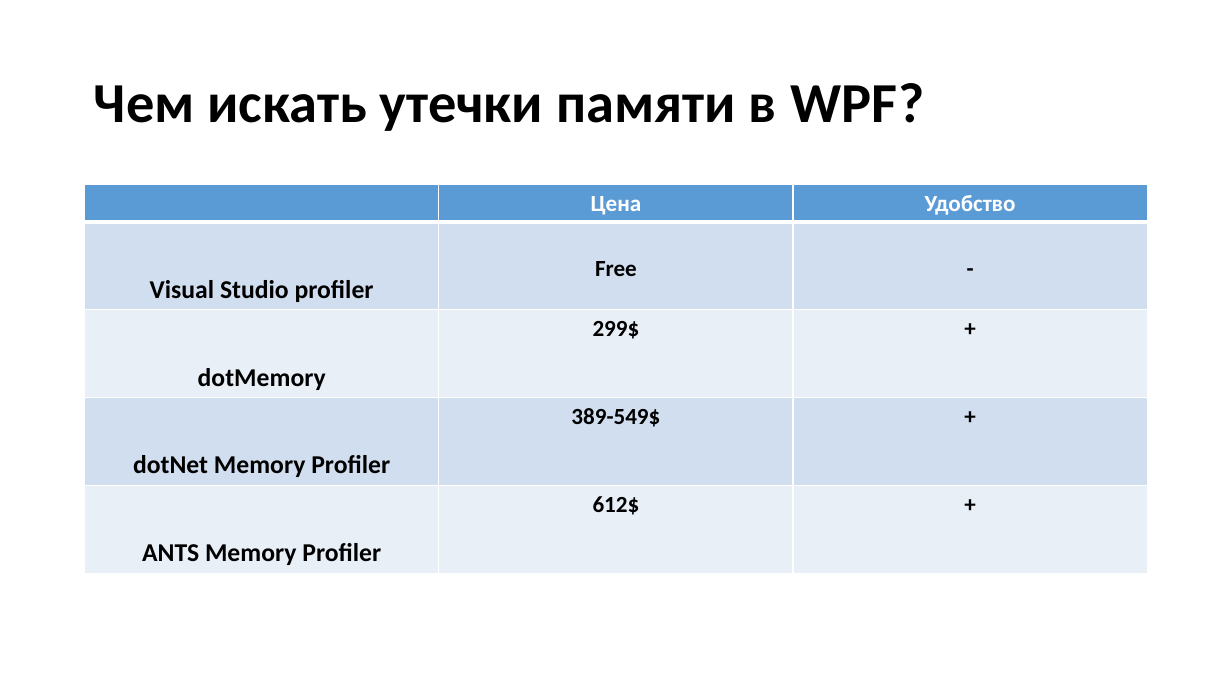
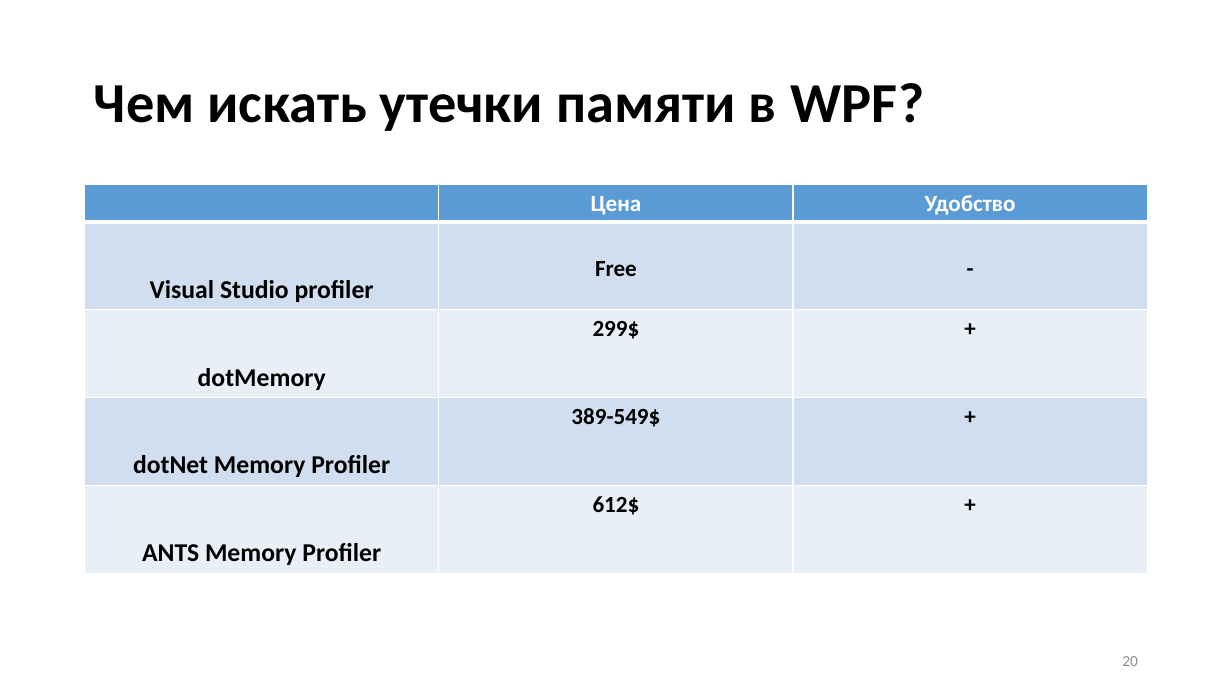
Before and after one commit to Talrandel/MemoryLeak, a slide deck: slide 20 of Утечки памяти.pptx (slide 22 before the commit). Drawn at 1232x693 pixels with LibreOffice and Linux fonts; fonts in the diff are those of the drawing. Boxes give left, top, right and bottom in pixels: in the first picture for what was removed or moved away, otherwise in the second. Text is boxed around its words. In the diff, an @@ line names an element or a change of style, - is before the commit and + after.

```diff
--- a/Утечки памяти.pptx
+++ b/Утечки памяти.pptx
@@ page number added at bbox=[1122, 656, 1138, 666], 12 pt, text #8C8C8C @@
+20
```
Also in this commit, not shown: 10 other slides changed, 2 slides removed, 7 other files.
